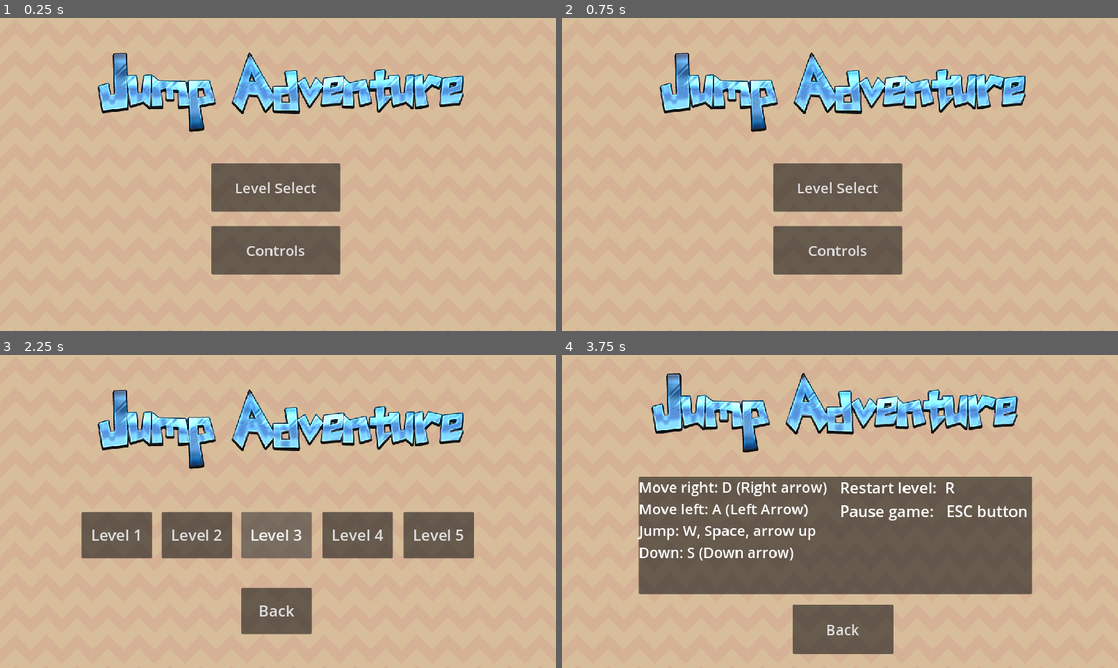
Above: before the commit, frames 1-4 (two rows, left to right).
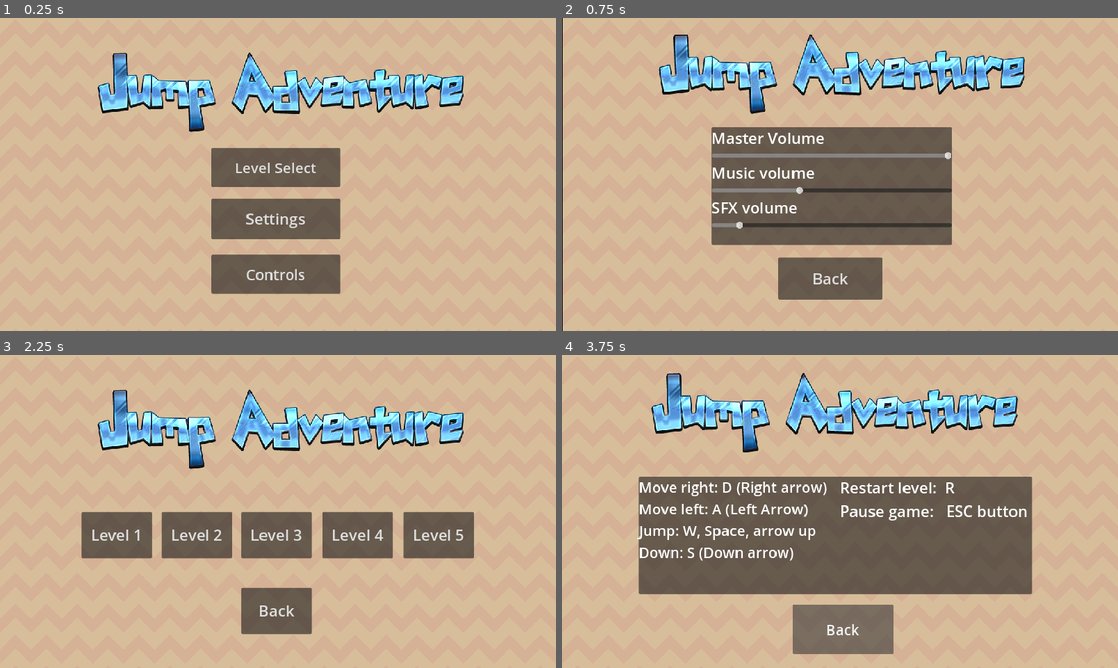
Above: after the commit, the same moments.

Repository: Omar-Munib/JumpAdventure
Game: Godot game, scene res://scenes/main_menu.tscn
Same seed, same stepped clock (60 frames per second), same inputs: the game is played once before the commit and once after it.
Inputs (mouse positions are in pixels of both pictures, inside the frame that each line leads up to):
- Up to frame 1 (0.25 s): no input
- Up to frame 2 (0.75 s): click (840, 218) at 0.5 s, where only the run after the commit has a clickable "Settings"
- Up to frame 3 (2.25 s): click (266, 614) at 1.25 s, where only the run after the commit has a clickable "Back"; click "Level Select" at 2 s
- Up to frame 4 (3.75 s): click "Back" at 2.75 s; click "Controls" at 3.5 s

The runs differ from the first frame. In frame 1, 6.1% of the frame differs, in the area x 38-62%, y 41-89%; in frame 2, 24%, in the area x 0-84%, y 0-100%; in frame 3, less than 0.1%; in frame 4, less than 0.1%.

Commit message:
settings menu made for volume

Diff:
--- a/default_bus_layout.tres
+++ b/default_bus_layout.tres
@@ -5,11 +5,11 @@
 bus/1/solo = false
 bus/1/mute = false
 bus/1/bypass_fx = false
-bus/1/volume_db = -12.4381
+bus/1/volume_db = -8.79367
 bus/1/send = &"Master"
 bus/2/name = &"SFX"
 bus/2/solo = false
 bus/2/mute = false
 bus/2/bypass_fx = false
-bus/2/volume_db = 0.0
+bus/2/volume_db = -19.6683
 bus/2/send = &"Master"
--- a/scenes/collectable.tscn
+++ b/scenes/collectable.tscn
@@ -250,6 +250,7 @@
 
 [node name="AudioStreamPlayer2D" type="AudioStreamPlayer2D" parent="."]
 stream = ExtResource("3_un35l")
+bus = &"SFX"
 
 [node name="AnimationPlayer" type="AnimationPlayer" parent="."]
 libraries = {
--- a/scenes/main_menu.gd
+++ b/scenes/main_menu.gd
@@ -9,6 +9,10 @@
 	game_manager.game_paused = false
 	get_tree().change_scene_to_file("res://scenes/level_select.tscn")
 
+func _on_settings_button_pressed():
+	game_manager.game_paused = false
+	get_tree().change_scene_to_file("res://scenes/settings_menu.tscn")
+
 func _on_button_4_pressed():
 	game_manager.game_paused = false
 	get_tree().change_scene_to_file("res://scenes/control_screen.tscn")
--- a/scenes/main_menu.tscn
+++ b/scenes/main_menu.tscn
@@ -39,20 +39,29 @@
 [node name="LevelSelectButton" type="Button" parent="."]
 texture_filter = 1
 offset_left = 438.0
-offset_top = 301.0
+offset_top = 269.0
 offset_right = 705.0
-offset_bottom = 401.0
+offset_bottom = 350.0
 theme_override_font_sizes/font_size = 30
 text = "Level Select"
+
+[node name="SettingsButton" type="Button" parent="."]
+offset_left = 438.0
+offset_top = 374.0
+offset_right = 705.0
+offset_bottom = 458.0
+theme_override_font_sizes/font_size = 32
+text = "Settings"
 
 [node name="Button4" type="Button" parent="."]
 texture_filter = 1
 offset_left = 438.0
-offset_top = 431.0
+offset_top = 490.0
 offset_right = 705.0
-offset_bottom = 531.0
+offset_bottom = 571.0
 theme_override_font_sizes/font_size = 30
 text = "Controls"
 
 [connection signal="pressed" from="LevelSelectButton" to="." method="_on_level_select_button_pressed"]
+[connection signal="pressed" from="SettingsButton" to="." method="_on_settings_button_pressed"]
 [connection signal="pressed" from="Button4" to="." method="_on_button_4_pressed"]
--- /dev/null
+++ b/scenes/settings_menu.tscn
@@ -0,0 +1,92 @@
+[gd_scene load_steps=6 format=3 uid="uid://caepebbed4dt2"]
+
+[ext_resource type="Script" path="res://scripts/settings_menu.gd" id="1_jgvxt"]
+[ext_resource type="Script" path="res://scenes/game_manager.gd" id="1_tqf5i"]
+[ext_resource type="Texture2D" uid="uid://cf5rmoeolbv2i" path="res://assets/Brown.png" id="2_ljp70"]
+[ext_resource type="Texture2D" uid="uid://cqvwqrn3mvcbh" path="res://assets/Cool Text - Jump Adventure 455698774053227.png" id="3_p7shb"]
+[ext_resource type="PackedScene" uid="uid://buf6665a3djac" path="res://scenes/volume_slider.tscn" id="4_ccpxt"]
+
+[node name="SettingsMenu" type="Node"]
+script = ExtResource("1_jgvxt")
+
+[node name="GameManager" type="Node" parent="."]
+unique_name_in_owner = true
+process_mode = 3
+script = ExtResource("1_tqf5i")
+
+[node name="Background" type="TextureRect" parent="."]
+texture_filter = 1
+offset_left = 1.0
+offset_right = 1153.0
+offset_bottom = 648.0
+texture = ExtResource("2_ljp70")
+stretch_mode = 1
+
+[node name="Title" type="TextureRect" parent="."]
+texture_filter = 1
+anchors_preset = 8
+anchor_left = 0.5
+anchor_top = 0.5
+anchor_right = 0.5
+anchor_bottom = 0.5
+offset_left = -383.0
+offset_top = -299.0
+offset_right = 390.0
+offset_bottom = -119.0
+grow_horizontal = 2
+grow_vertical = 2
+texture = ExtResource("3_p7shb")
+
+[node name="PanelContainer" type="PanelContainer" parent="."]
+offset_left = 310.0
+offset_top = 226.0
+offset_right = 808.0
+offset_bottom = 470.0
+
+[node name="VBoxContainer" type="VBoxContainer" parent="PanelContainer"]
+layout_mode = 2
+theme_override_constants/separation = 5
+
+[node name="MasterLabel" type="Label" parent="PanelContainer/VBoxContainer"]
+texture_filter = 1
+layout_mode = 2
+theme_override_font_sizes/font_size = 32
+text = "Master Volume"
+
+[node name="MasterVolume" parent="PanelContainer/VBoxContainer" instance=ExtResource("4_ccpxt")]
+texture_filter = 1
+layout_mode = 2
+bus_name = "Master"
+
+[node name="MusicLabel" type="Label" parent="PanelContainer/VBoxContainer"]
+texture_filter = 1
+layout_mode = 2
+theme_override_font_sizes/font_size = 32
+text = "Music volume"
+
+[node name="MusicVolume" parent="PanelContainer/VBoxContainer" instance=ExtResource("4_ccpxt")]
+texture_filter = 1
+layout_mode = 2
+bus_name = "Background"
+
+[node name="SFXLabel" type="Label" parent="PanelContainer/VBoxContainer"]
+texture_filter = 1
+layout_mode = 2
+theme_override_font_sizes/font_size = 32
+text = "SFX volume "
+
+[node name="SFXVolume" parent="PanelContainer/VBoxContainer" instance=ExtResource("4_ccpxt")]
+texture_filter = 1
+layout_mode = 2
+bus_name = "SFX"
+
+[node name="BackButton" type="Button" parent="."]
+texture_filter = 1
+offset_left = 448.0
+offset_top = 496.0
+offset_right = 664.0
+offset_bottom = 583.0
+theme_override_font_sizes/font_size = 32
+text = "Back"
+
+[connection signal="pressed" from="BackButton" to="." method="_on_back_button_pressed"]
--- /dev/null
+++ b/scenes/volume_slider.tscn
@@ -0,0 +1,10 @@
+[gd_scene load_steps=2 format=3 uid="uid://buf6665a3djac"]
+
+[ext_resource type="Script" path="res://scripts/volume_slider.gd" id="1_j3awp"]
+
+[node name="VolumeSlider" type="HSlider"]
+offset_right = 8.0
+offset_bottom = 16.0
+max_value = 1.0
+step = 0.001
+script = ExtResource("1_j3awp")
--- /dev/null
+++ b/scripts/settings_menu.gd
@@ -0,0 +1,4 @@
+extends Node
+
+func _on_back_button_pressed():
+	get_tree().change_scene_to_file("res://scenes/main_menu.tscn")
--- /dev/null
+++ b/scripts/volume_slider.gd
@@ -0,0 +1,20 @@
+extends HSlider
+
+@export
+var bus_name: String
+var bus_index: int
+
+# Called when the node enters the scene tree for the first time.
+func _ready() -> void:
+	bus_index = AudioServer.get_bus_index(bus_name)
+	value_changed.connect(_on_value_changed)
+
+	value = db_to_linear(
+		AudioServer.get_bus_volume_db(bus_index)
+	)
+
+func _on_value_changed(value: float) -> void:
+	AudioServer.set_bus_volume_db(
+		bus_index,
+		linear_to_db(value)
+	)
Not shown, removed: assets/Background music and SFX/1. Playground.wav.import
Not shown, removed: assets/Background music and SFX/3. Fun Time.wav.import
Not shown, removed: assets/Background music and SFX/4. Solve Puzzle.wav.import
Not shown, removed: assets/Background music and SFX/5. The Shepherd.wav.import
Not shown, removed: assets/Background music and SFX/6. Dancing Robot.wav.import
Not shown, removed: assets/Background music and SFX/7. Riding Horse.wav.import
Not shown, removed: assets/Background music and SFX/button-124476.mp3.import
Not shown, changed: androidExport/jump_adventure.apk
Not shown, changed: androidExport/jump_adventure.apk.idsig
Not shown, changed: assets/Background music and SFX/1. Playground.wav
Not shown, changed: assets/Background music and SFX/3. Fun Time.wav
Not shown, changed: assets/Background music and SFX/4. Solve Puzzle.wav
(and 4 more such lines)
